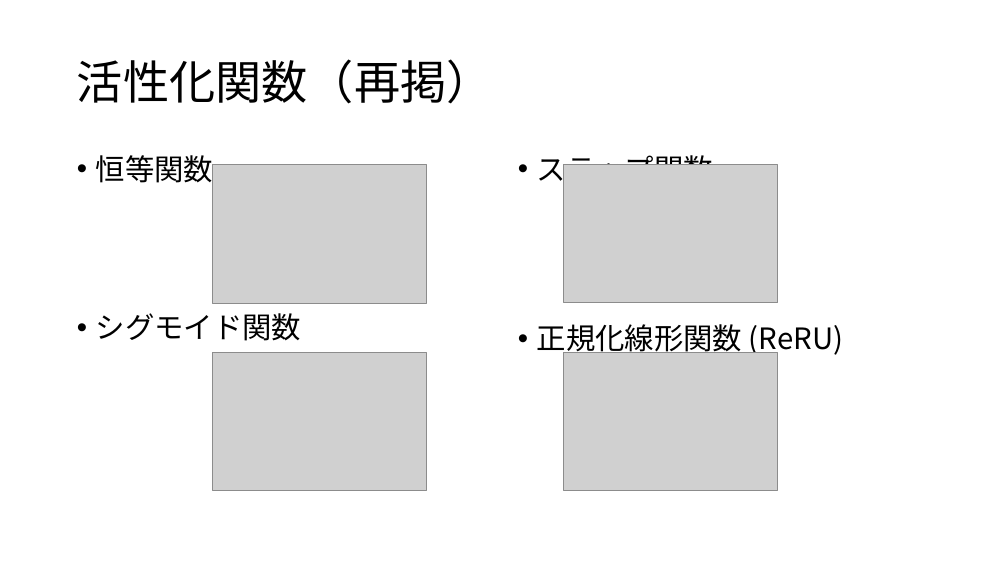
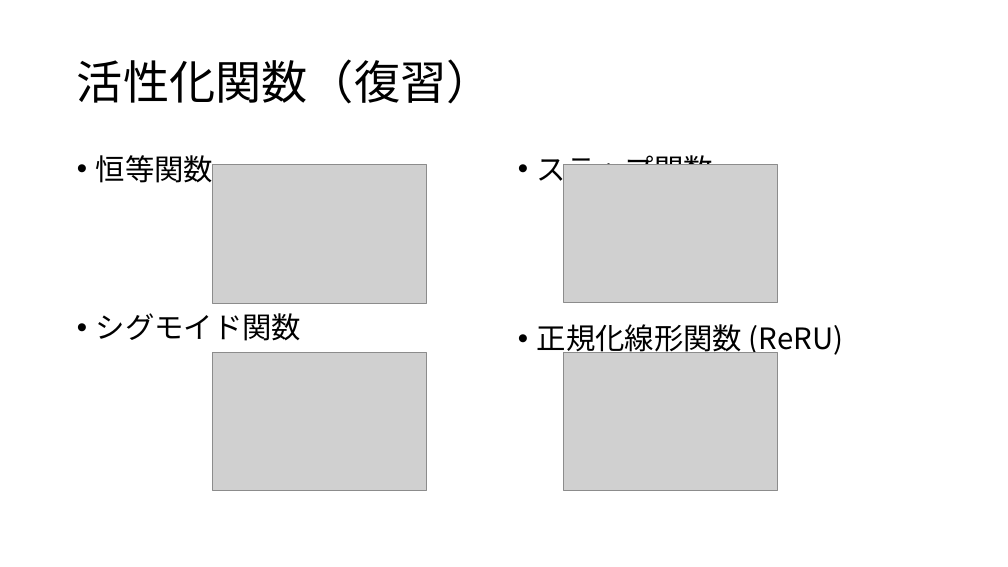
Before and after one commit to aliquisgg-hub/pages, a slide deck: slide 3 of Sc387/part10/FNN+BP.pptx. Drawn at 1008x567 pixels with LibreOffice and Linux fonts; fonts in the diff are those of the drawing; grey boxes stand for pictures. Boxes give left, top, right and bottom in pixels: in the first picture for what was removed or moved away, otherwise in the second. Text is boxed around its words. In the diff, an @@ line names an element or a change of style, - is before the commit and + after.

```diff
--- a/Sc387/part10/FNN+BP.pptx
+++ b/Sc387/part10/FNN+BP.pptx
@@ title at (x1=77, y1=59, x2=493, y2=104): text changed @@
-活性化関数（再掲）
+活性化関数（復習）
```
Also in this commit, not shown: 5 other slides changed, 2 slides added, 1 slide removed, 7 other files.
